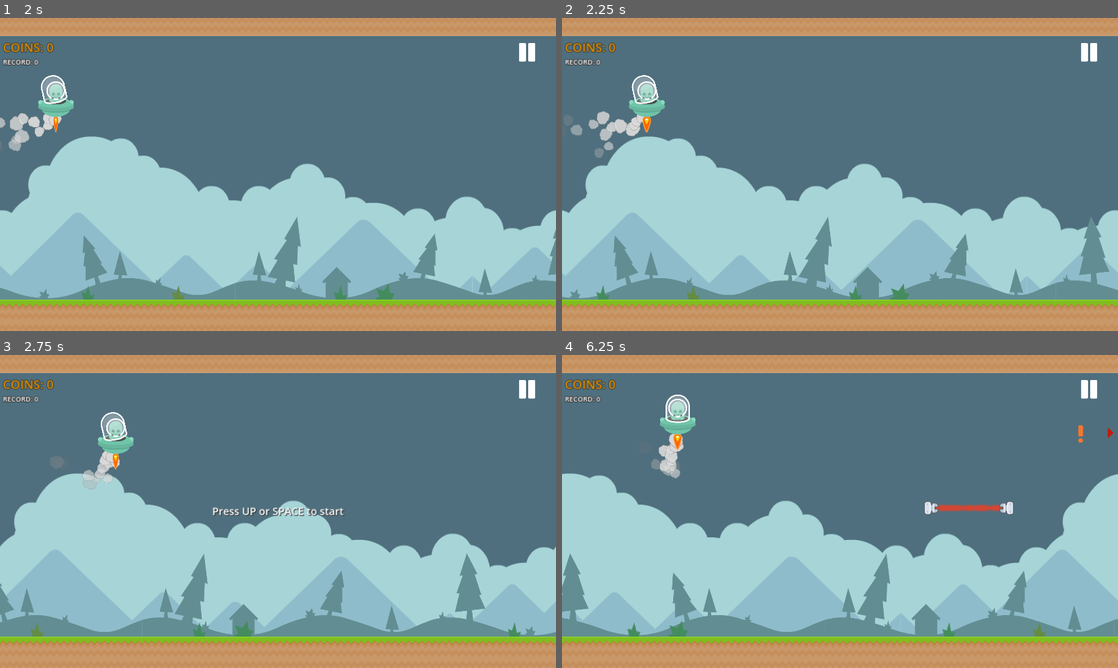
Above: before the commit, frames 1-4 (two rows, left to right).
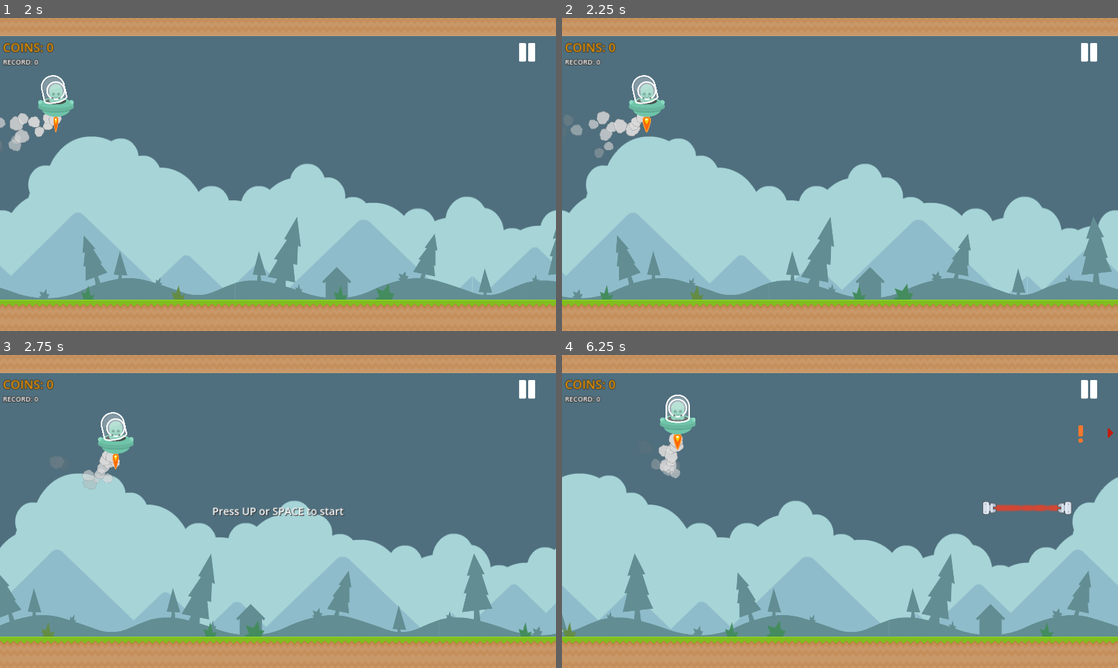
Above: after the commit, the same moments.

Repository: tumatihub/jetpack
Game: Godot game, scene res://levels/game.tscn
Two runs of this game, one before a commit and one after it. Both use one fixed random seed, a clock stepped at 60 frames per second and the inputs below.
Inputs:
- Up to frame 1 (2 s): tap Enter at 0.5, 1.25 s; hold Space (thrust) from 0.53 s (still down)
- Up to frame 2 (2.25 s): tap Enter at 2 s; release Space (thrust) at 2.03 s
- Up to frame 3 (2.75 s): no input
- Up to frame 4 (6.25 s): tap Enter at 2.75, 3.5, 4.25 s; hold Space (thrust) from 4.28 s (still down)

Frame 1 is identical in both runs. In frame 2, 2.1% of the frame differs, in the area x 0-100%, y 40-93%; in frame 3, 4.2%; in frame 4, 11%, in the area x 0-100%, y 37-93%.

Commit message:
Start increasing speed after player input

Diff:
--- a/entities/game_manager/game_manager.gd
+++ b/entities/game_manager/game_manager.gd
@@ -7,9 +7,12 @@
 signal game_started
 signal player_finished_entering
 
+const DEATH_TIME = 5
+
 @export var _max_speed: float = 1200.0
 @export var _speed_rate: float = 50.0
 @export var _start_speed: float = 600.0
+@export var _speed_timer: Timer
 
 var _current_score: int
 var _save_file: String = "save.sav"
@@ -34,6 +37,7 @@
 	player_finished_entering.emit()
 
 func _on_player_start_input() -> void:
+	_speed_timer.start()
 	game_started.emit()
 
 func _ready() -> void:
@@ -91,12 +95,21 @@
 	_current_speed = minf(_max_speed, _current_speed + _speed_rate)
 	speed_raised.emit(_current_speed)
 
+func _back_to_min_speed() -> void:
+	var tween := create_tween().set_ease(Tween.EASE_OUT).set_trans(Tween.TRANS_CUBIC)
+	tween.tween_method(func(speed: float):
+		_current_speed = speed
+		speed_raised.emit(_current_speed)
+	, _current_speed, _start_speed, DEATH_TIME)
+
 func _on_timer_timeout() -> void:
 	_speed_up()
 
 func _on_player_died() -> void:
+	_speed_timer.stop()
+	_back_to_min_speed()
 	player_died.emit()
-	get_tree().create_timer(5).timeout.connect(_on_death_timeout)
+	get_tree().create_timer(DEATH_TIME).timeout.connect(_on_death_timeout)
 
 func _on_death_timeout() -> void:
 	reset()
--- a/entities/game_manager/game_manager.tscn
+++ b/entities/game_manager/game_manager.tscn
@@ -2,12 +2,12 @@
 
 [ext_resource type="Script" path="res://entities/game_manager/game_manager.gd" id="1_oqrf8"]
 
-[node name="GameManager" type="Node2D"]
+[node name="GameManager" type="Node2D" node_paths=PackedStringArray("_speed_timer")]
 script = ExtResource("1_oqrf8")
 _max_speed = 1500.0
+_speed_timer = NodePath("RaiseSpeedTimer")
 
 [node name="RaiseSpeedTimer" type="Timer" parent="."]
 wait_time = 2.0
-autostart = true
 
 [connection signal="timeout" from="RaiseSpeedTimer" to="." method="_on_timer_timeout"]
--- a/project.godot
+++ b/project.godot
@@ -26,7 +26,6 @@
 window/size/viewport_width=1920
 window/size/viewport_height=1080
 window/size/mode=3
-window/size/always_on_top=true
 window/size/window_width_override=1152
 window/size/window_height_override=648
 window/stretch/mode="canvas_items"
